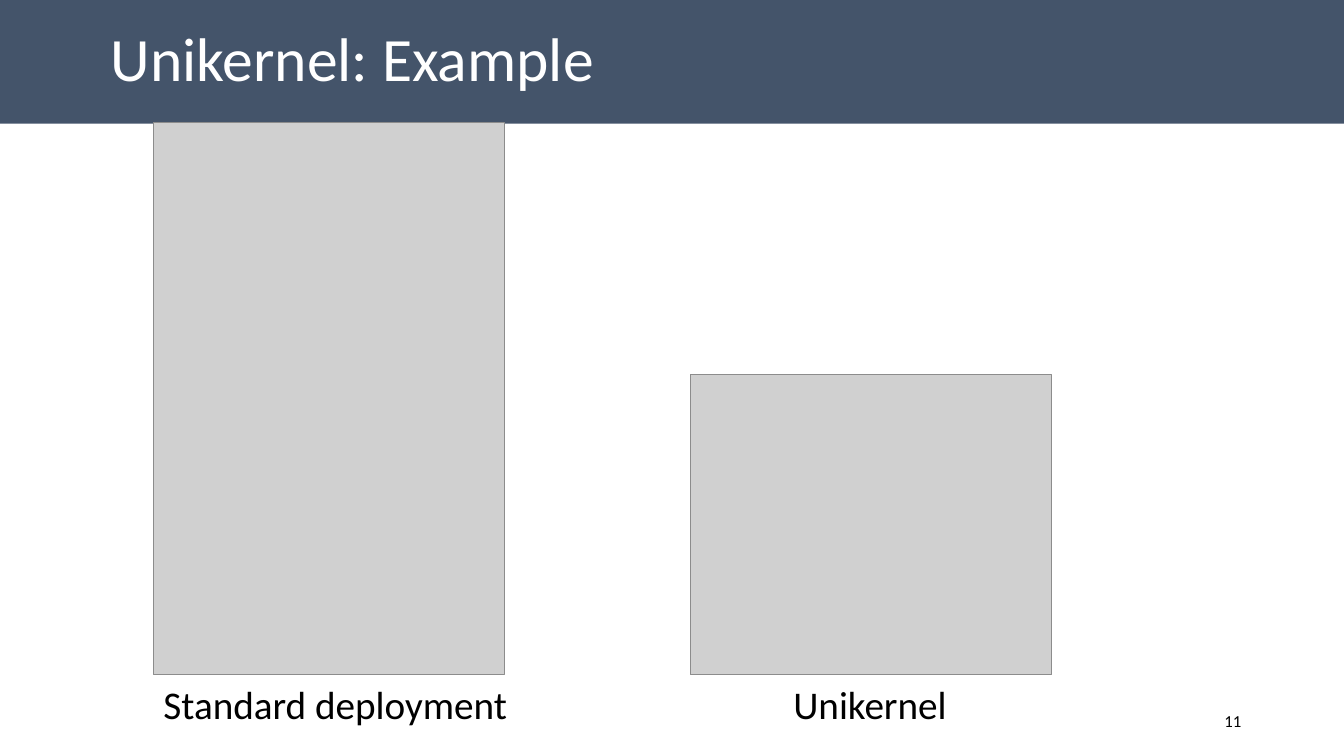
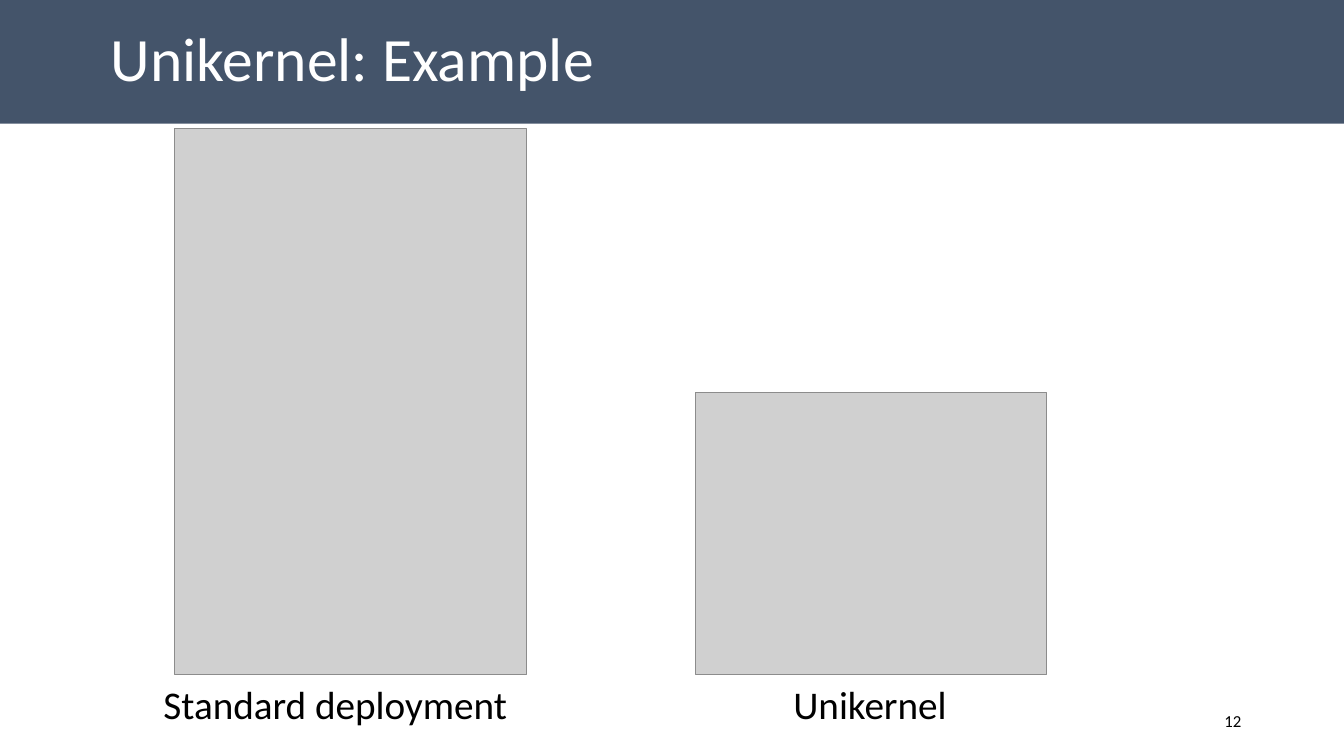
Before and after one commit to aghosn/CandidacyPresentation, a slide deck: slide 12 of CE_presentation.pptx (slide 11 before the commit). Drawn at 1344x756 pixels with LibreOffice and Linux fonts; fonts in the diff are those of the drawing; grey boxes stand for pictures. Boxes give left, top, right and bottom in pixels: in the first picture for what was removed or moved away, otherwise in the second. Text is boxed around its words. In the diff, an @@ line names an element or a change of style, - is before the commit and + after.

```diff
--- a/CE_presentation.pptx
+++ b/CE_presentation.pptx
@@ picture at (174, 129, 526, 676): rotation 180 to 0 degrees @@
@@ picture: place and size @@
-picture at (691, 375, 1053, 676)
+picture at (696, 392, 1047, 675)
@@ page number at (1224, 716, 1241, 727): text changed @@
-11
+12
```
Also in this commit, not shown: 2 other slides changed, 5 slides added, 3 other files.
